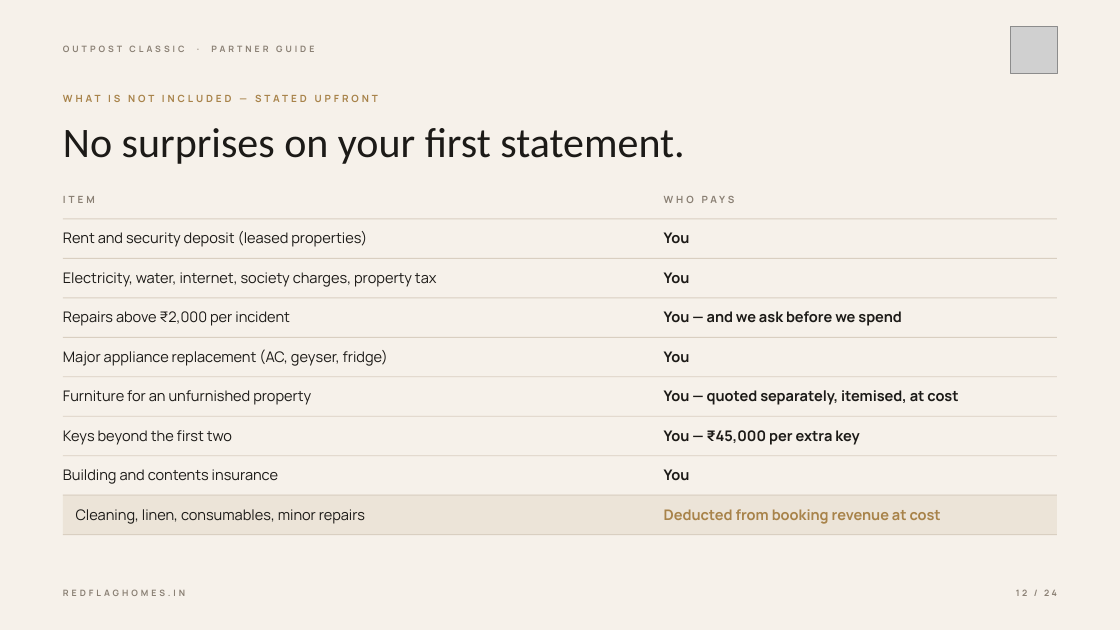
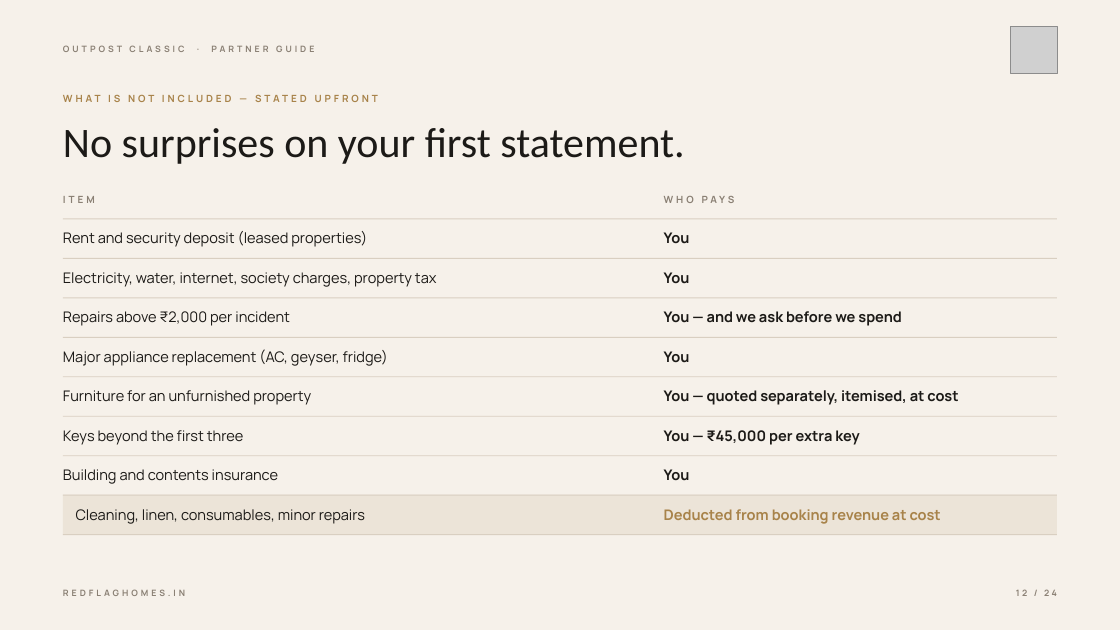
Before and after one commit to priyanshu777-hue/Red-Flag-Home-, a slide deck: slide 12 of ppt_tasks/outpost-classic-partner-guide/output/Outpost_Classic_Partner_Guide.pptx. Drawn at 1120x630 pixels with LibreOffice and Linux fonts; fonts in the diff are those of the drawing; grey boxes stand for pictures. Boxes give left, top, right and bottom in pixels: in the first picture for what was removed or moved away, otherwise in the second. Text is boxed around its words. In the diff, an @@ line names an element or a change of style, - is before the commit and + after.

```diff
--- a/ppt_tasks/outpost-classic-partner-guide/output/Outpost_Classic_Partner_Guide.pptx
+++ b/ppt_tasks/outpost-classic-partner-guide/output/Outpost_Classic_Partner_Guide.pptx
@@ text at bbox=[63, 430, 244, 445]: text changed @@
-Keys beyond the first two
+Keys beyond the first three
```
Also in this commit, not shown: 6 other slides changed, 10 other files.
